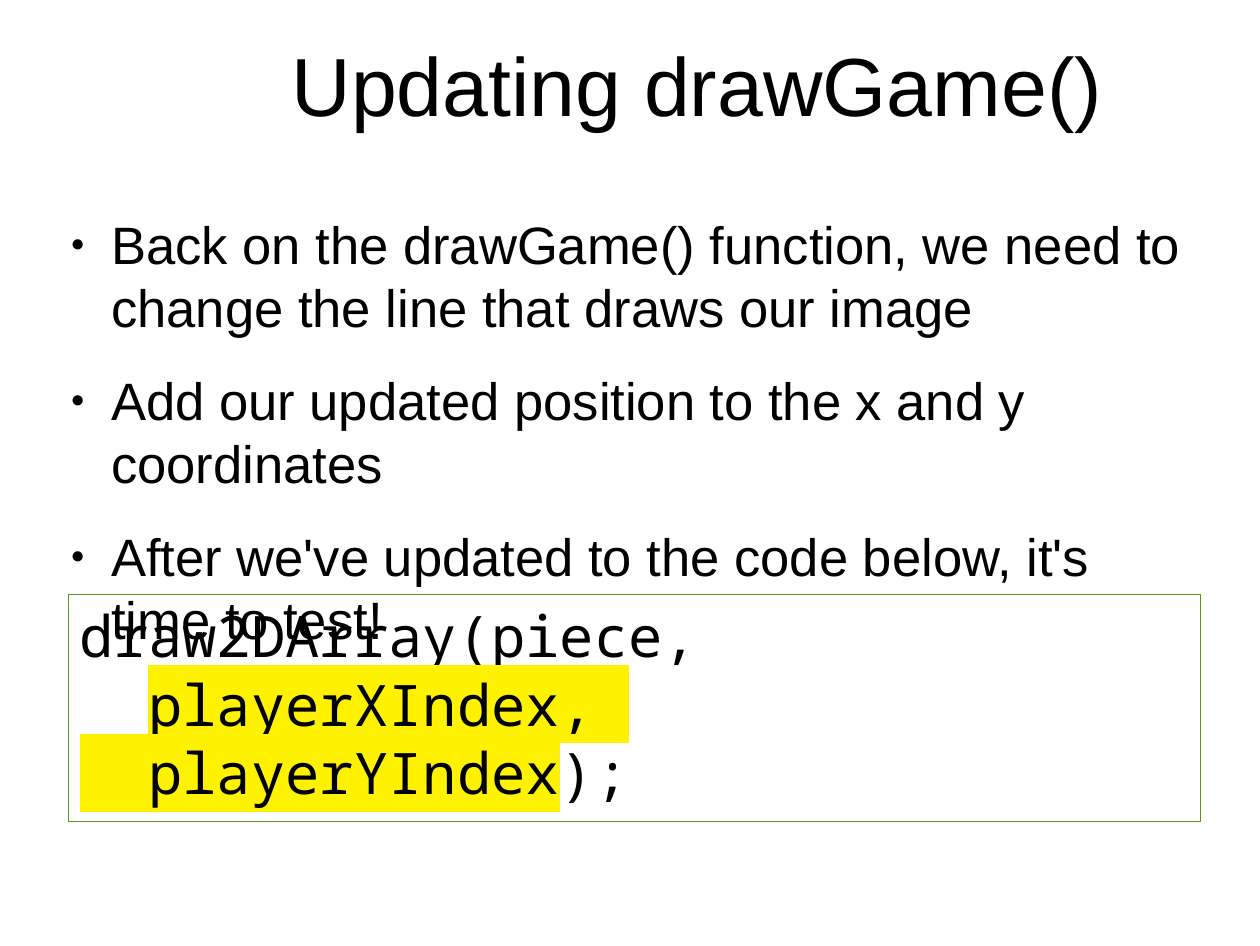
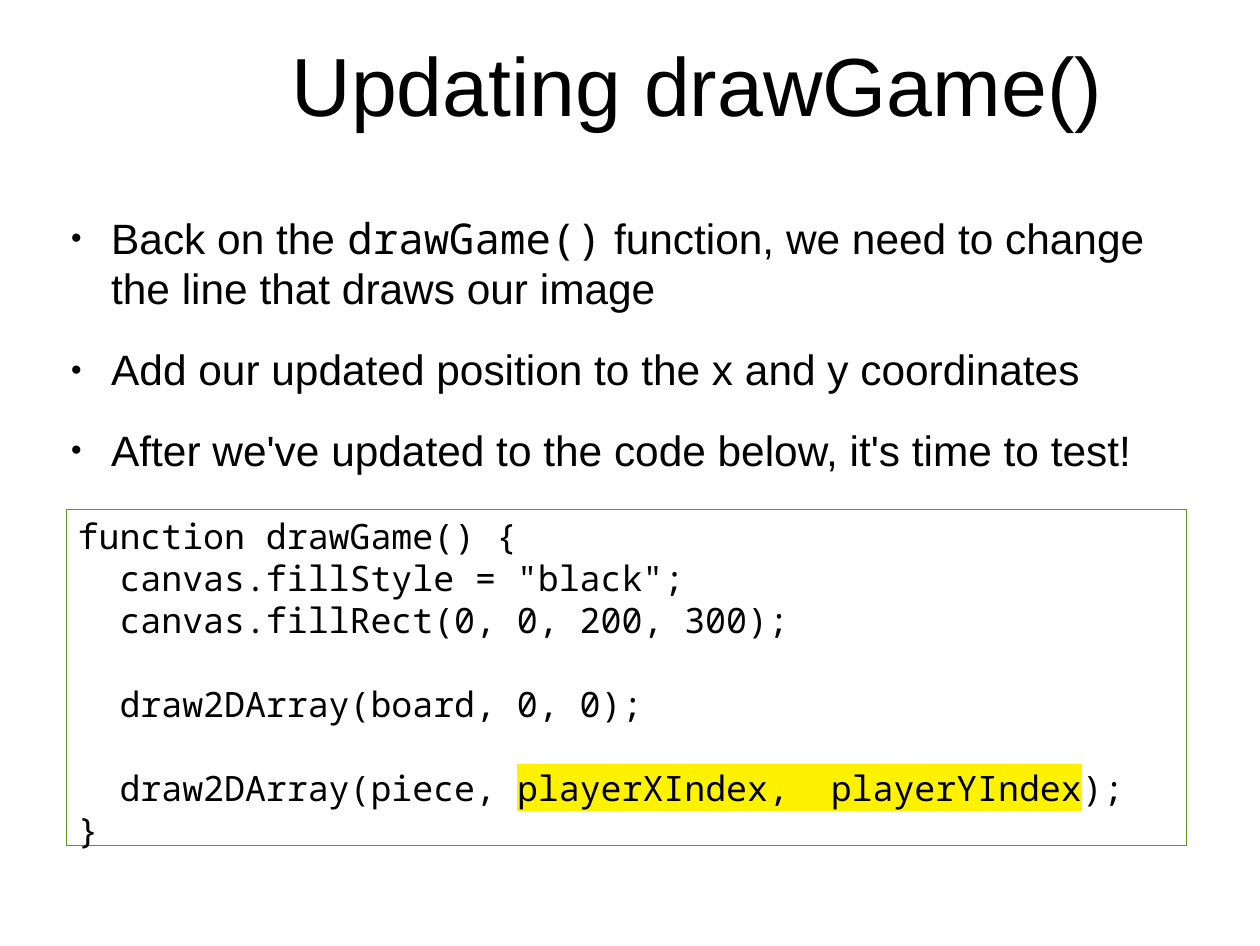
Before and after one commit to originalgrego/Webtris, a slide deck: slide 19 of Webtris - Explorathon 2019.odp. Drawn at 1260x946 pixels with LibreOffice and Linux fonts; fonts in the diff are those of the drawing; background and template pictures are left out. Boxes give left, top, right and bottom in pixels: in the first picture for what was removed or moved away, otherwise in the second. Text is boxed around its words. In the diff, an @@ line names an element or a change of style, - is before the commit and + after.

Commit message:
Polishing up the presentation and adding in some slides about triggering game over; update the starter JS file to handle checking for a game over

```diff
--- a/Webtris - Explorathon 2019.odp
+++ b/Webtris - Explorathon 2019.odp
@@ text "Back on the drawGame() function, ..." at box(111, 221, 1144, 474): size 33.1 to 26.7 pt; font Arial to Noto Sans Mono in "drawGame()" @@
@@ rectangle "function drawGame() {": place and size @@
-rectangle "function drawGame() {" at box(69, 595, 1201, 821)
+rectangle "function drawGame() {" at box(66, 509, 1187, 845)
@@ text in rectangle at box(78, 522, 1124, 811): text changed; size 36 to 22 pt @@
-draw2DArray(piece,
-playerXIndex,
-playerYIndex);
+function drawGame() {
+canvas.fillStyle = "black";
+canvas.fillRect(0, 0, 200, 300);
+draw2DArray(board, 0, 0);
+draw2DArray(piece, playerXIndex, playerYIndex);
+}
```
Also in this commit, not shown: 19 other slides changed, 4 slides added, 1 other file.
